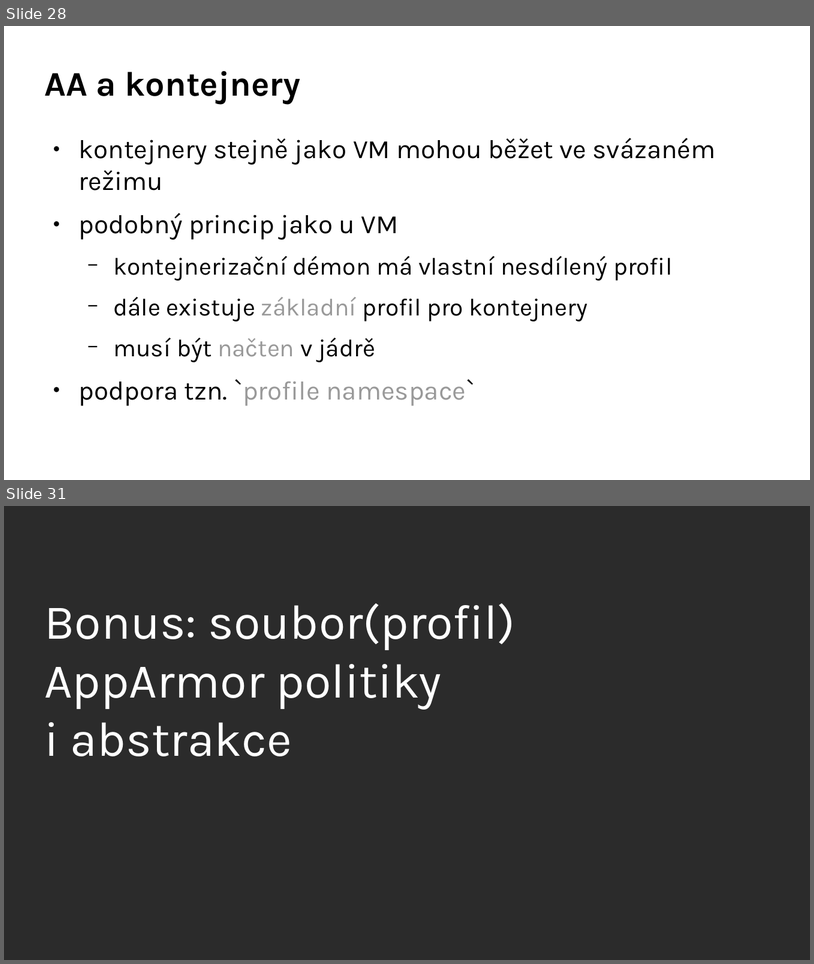
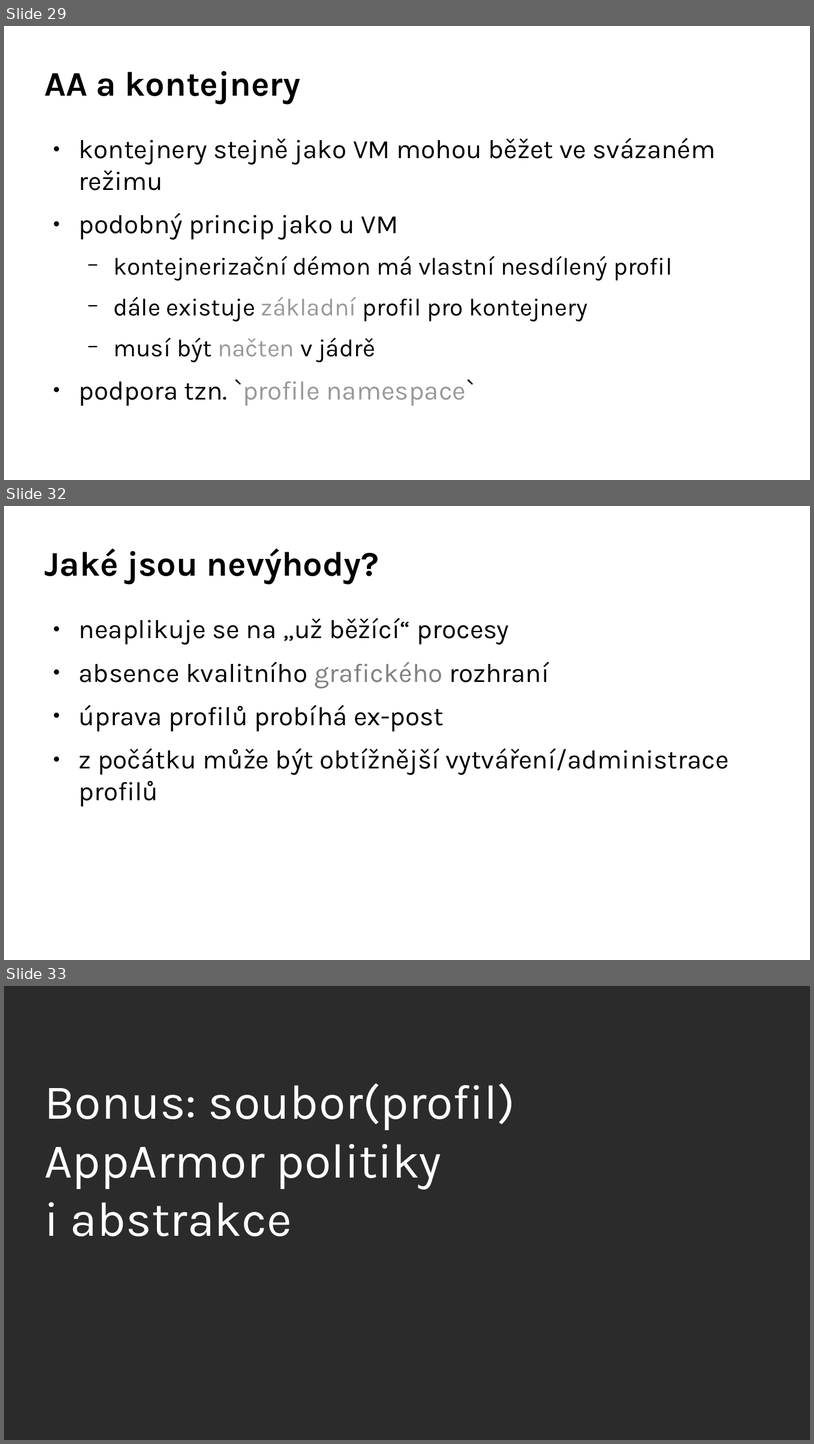
Before and after one commit to djz88/docs, a slide deck: apparmor/apparmor_openalt2017_extended.odp. Shown one above the other, each under a label of ours: slides 28 and 31 before the commit, slides 29, 32 and 33 after it; the slides between them are not shown. The pictures are 814x964 and 814x1444 pixels, drawn with LibreOffice and Linux fonts; fonts in the diff are those of the drawing; background and template pictures are left out; a plain dark background stands for a picture behind light text. Boxes give left, top, right and bottom in pixels: in the first picture for what was removed or moved away, otherwise in the second. Text is boxed around its words. In the diff, an @@ line names an element or a change of style, - is before the commit and + after.

```diff
--- a/apparmor/apparmor_openalt2017_extended.odp
+++ b/apparmor/apparmor_openalt2017_extended.odp
@@ slide 32 added at (4,506,810,960), background #FFFFFF @@
@@ title added at (44,548,379,584), 34 pt, text #000000, bold @@
+Jaké jsou nevýhody?
@@ text added at (79,618,729,807), 26 pt, text #000000 @@
+● neaplikuje se na „už běžící“ procesy
+● absence kvalitního grafického rozhraní
+● úprava profilů probíhá ex-post
+● z počátku může být obtížnější vytváření/administrace profilů
@@ what was slide 28 is now slide 29 @@
@@ what was slide 31 is now slide 33 @@
```
Also in this commit, not shown: 3 slides changed, 1 other slide added.
